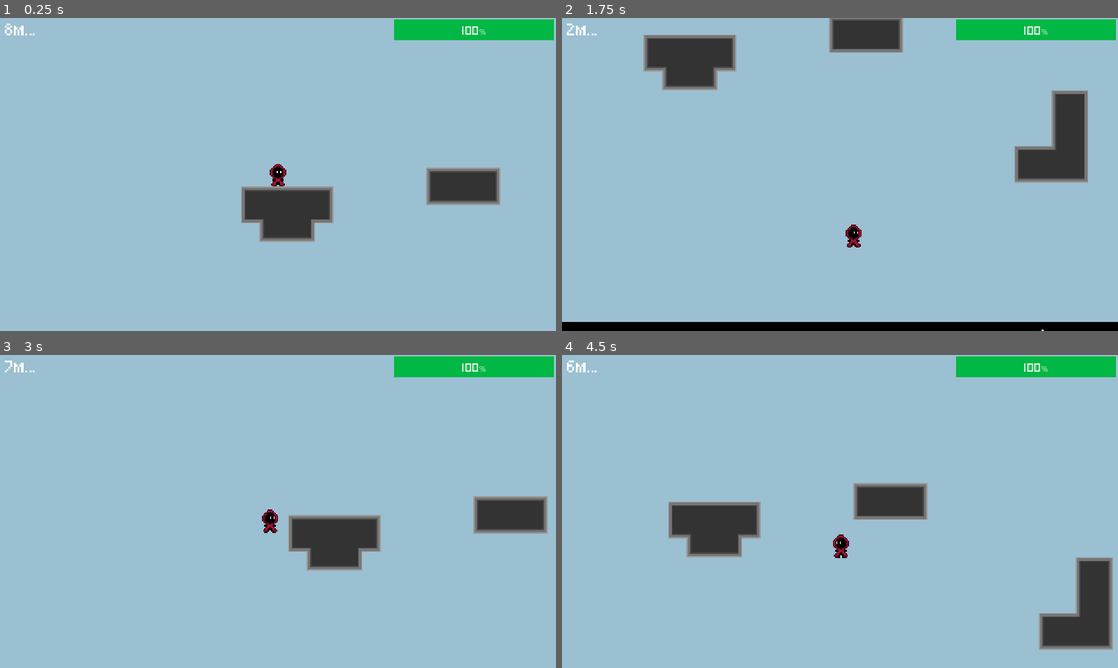
Above: before the commit, frames 1-4 (two rows, left to right).
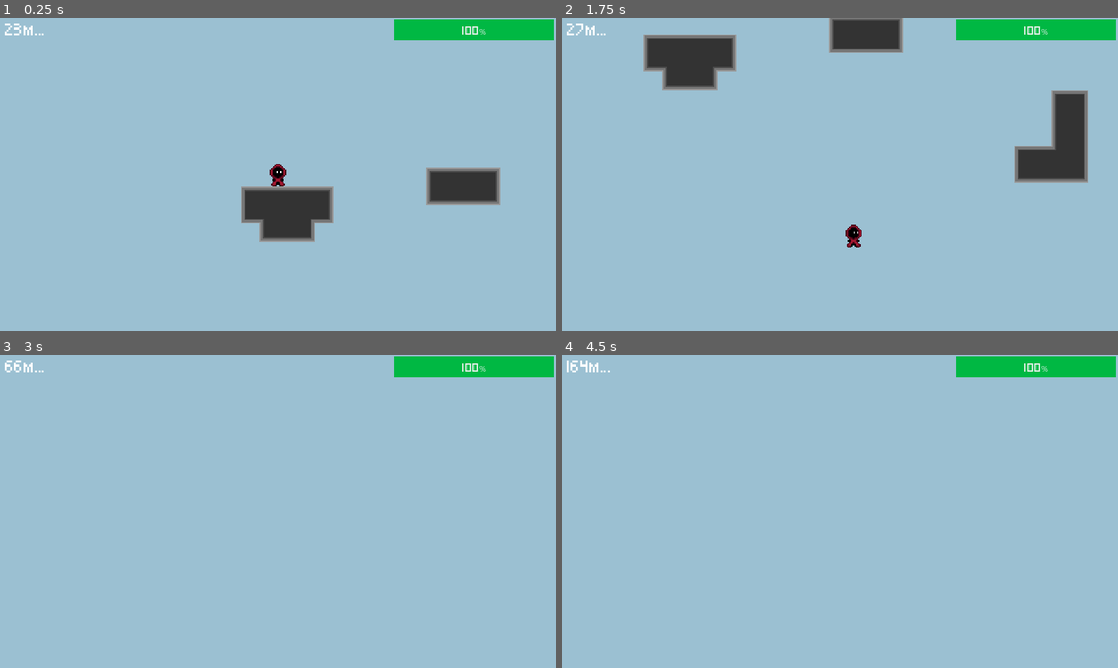
Above: after the commit, the same moments.

Repository: StormLight14/void-ascender
Game: Godot game, scene res://level/levels/level2.tscn
Same seed, same stepped clock (60 frames per second), same inputs: the game is played once before the commit and once after it. This scene is started directly instead of the project's main scene. Sound files missing from this copy of the repository are replaced by a short silence.
Inputs:
- Up to frame 1 (0.25 s): no input
- Up to frame 2 (1.75 s): tap Enter at 0.5 s; hold Shift (climb) 0.53-1.28 s; hold D (right) from 0.53 s (still down); tap Space (jump) at 0.77, 1.52 s; tap E (interact) at 1.35 s
- Up to frame 3 (3 s): release D (right) at 2.03 s; hold A (left) 2.03-2.78 s; hold Shift (climb) 2.03-2.78 s; hold D (right) from 2.78 s (still down); tap E (interact) at 2.85 s
- Up to frame 4 (4.5 s): tap Space (jump) at 3.02, 3.77 s; hold Shift (climb) 3.53-4.28 s; release D (right) at 4.28 s; hold A (left) from 4.28 s (still down); tap E (interact) at 4.35 s

The runs differ from the first frame. In frame 1, 0.1% of the frame differs, in the area x 0-8%, y 1-6%; in frame 2, 3.0%; in frame 3, 4.4%; in frame 4, 7.2%, in the area x 0-100%, y 1-95%.

Commit message:
fix downwards void

Diff:
--- a/hazards/void/void.gd
+++ b/hazards/void/void.gd
@@ -71,11 +71,11 @@
 		"up":
 			reset_position.y += spawn_distance_from_player
 		"down":
-			reset_position.y -= spawn_distance_from_player - height
+			reset_position.y -= (spawn_distance_from_player + height)
 		"left":
-			reset_position.x += spawn_distance_from_player
+			reset_position.x += spawn_distance_from_player + width / 2
 		"right":
-			reset_position.x -= spawn_distance_from_player
+			reset_position.x -= spawn_distance_from_player + width / 2
 
 
 func on_player_killed():
--- a/level/levels/level2.tscn
+++ b/level/levels/level2.tscn
@@ -2027,6 +2027,7 @@
 [node name="Void" parent="." instance=ExtResource("7_qokl8")]
 unique_name_in_owner = true
 position = Vector2(10, 453)
+direction = "down"
 speed = 20
 
 [node name="GameUI" parent="." instance=ExtResource("8_slpry")]
